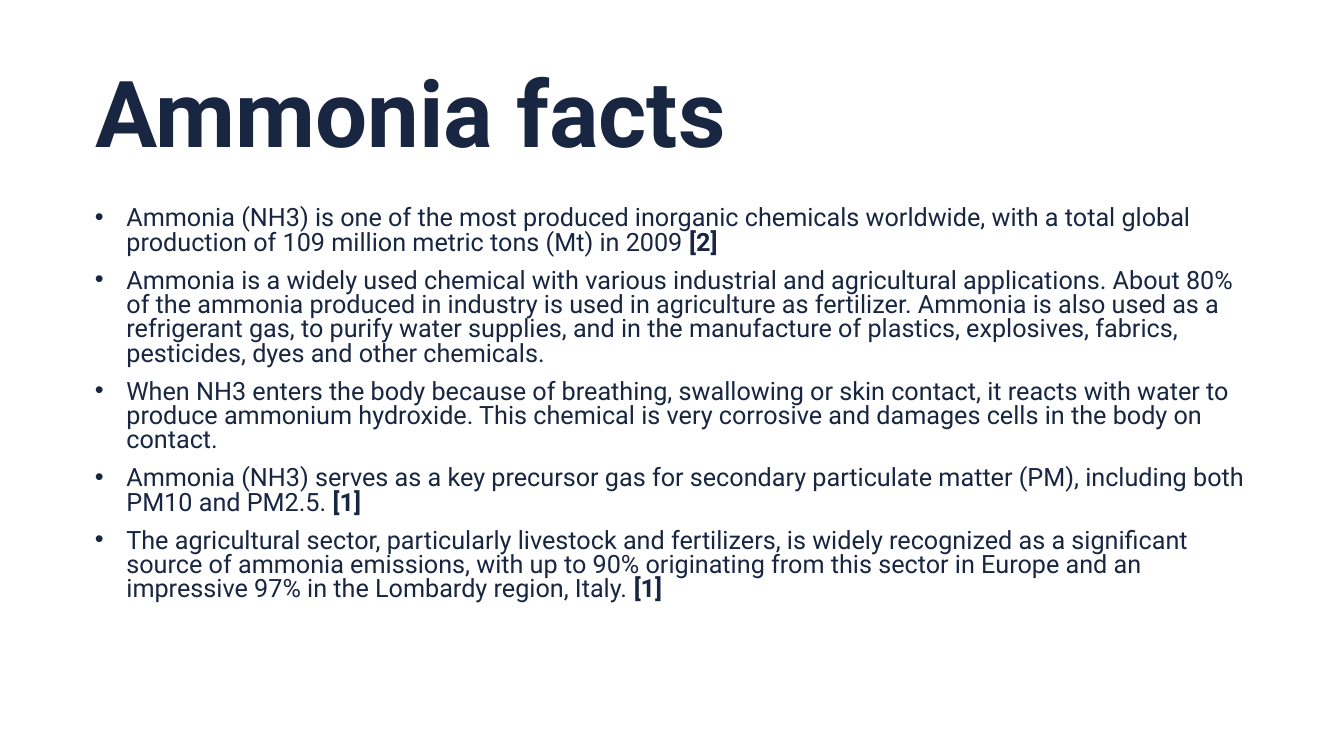
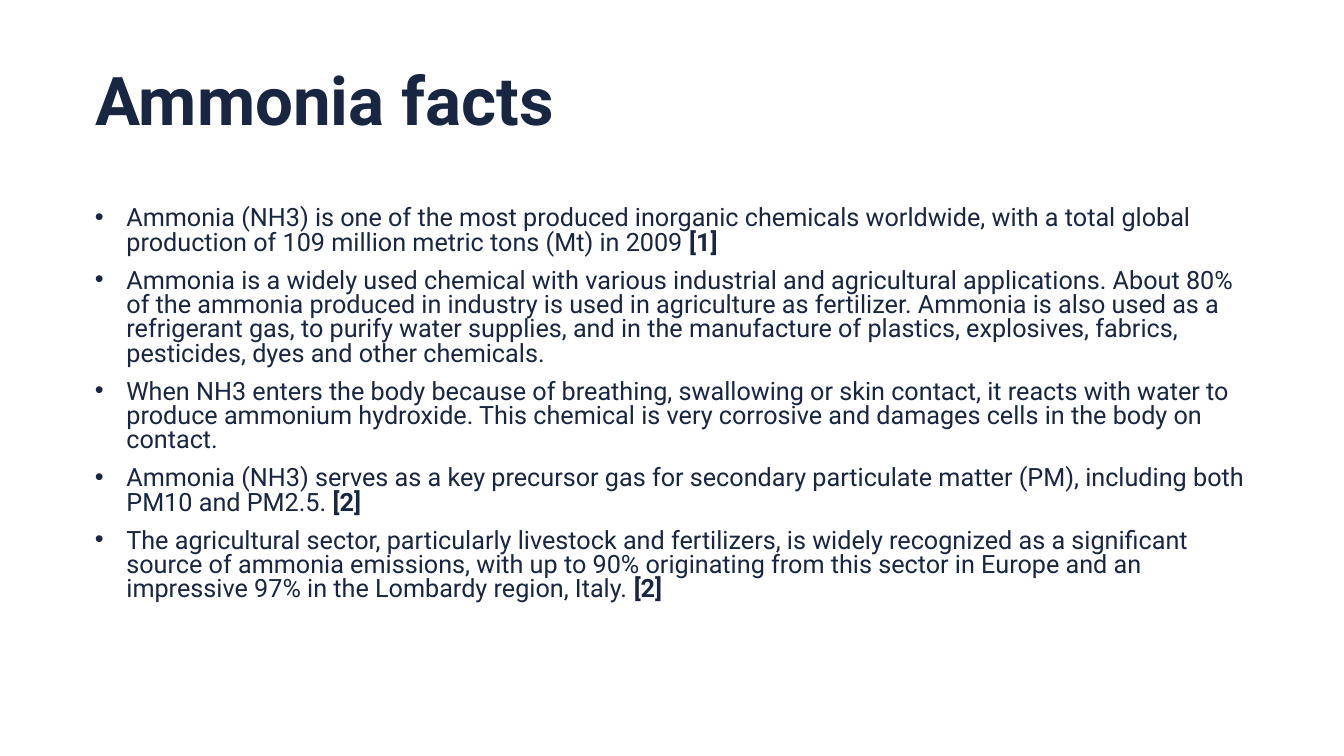
Before and after one commit to silviufilote/S4HDD, a slide deck: slide 5 of Time series project/documentation/slides.pptx. Drawn at 1344x756 pixels with LibreOffice and Linux fonts; fonts in the diff are those of the drawing; background and template pictures are left out. Boxes give left, top, right and bottom in pixels: in the first picture for what was removed or moved away, otherwise in the second. Text is boxed around its words. In the diff, an @@ line names an element or a change of style, - is before the commit and + after.

```diff
--- a/Time series project/documentation/slides.pptx
+++ b/Time series project/documentation/slides.pptx
@@ title "Ammonia facts" at [95, 74, 553, 126]: size 66 to 48 pt @@
@@ text at [126, 206, 1191, 257]: text changed @@
-• Ammonia (NH3) is one of the most produced inorganic chemicals worldwide, with a total global production of 109 million metric tons (Mt) in 2009 [2]
+• Ammonia (NH3) is one of the most produced inorganic chemicals worldwide, with a total global production of 109 million metric tons (Mt) in 2009 [1]
@@ text at [126, 466, 1244, 603]: text changed @@
-• Ammonia (NH3) serves as a key precursor gas for secondary particulate matter (PM), including both PM10 and PM2.5. [1]
-• The agricultural sector, particularly livestock and fertilizers, is widely recognized as a significant source of ammonia emissions, with up to 90% originating from this sector in Europe and an impressive 97% in the Lombardy region, Italy. [1]
+• Ammonia (NH3) serves as a key precursor gas for secondary particulate matter (PM), including both PM10 and PM2.5. [2]
+• The agricultural sector, particularly livestock and fertilizers, is widely recognized as a significant source of ammonia emissions, with up to 90% originating from this sector in Europe and an impressive 97% in the Lombardy region, Italy. [2]
```
Also in this commit, not shown: 17 other slides changed, 13 slides added, 2 other files.
